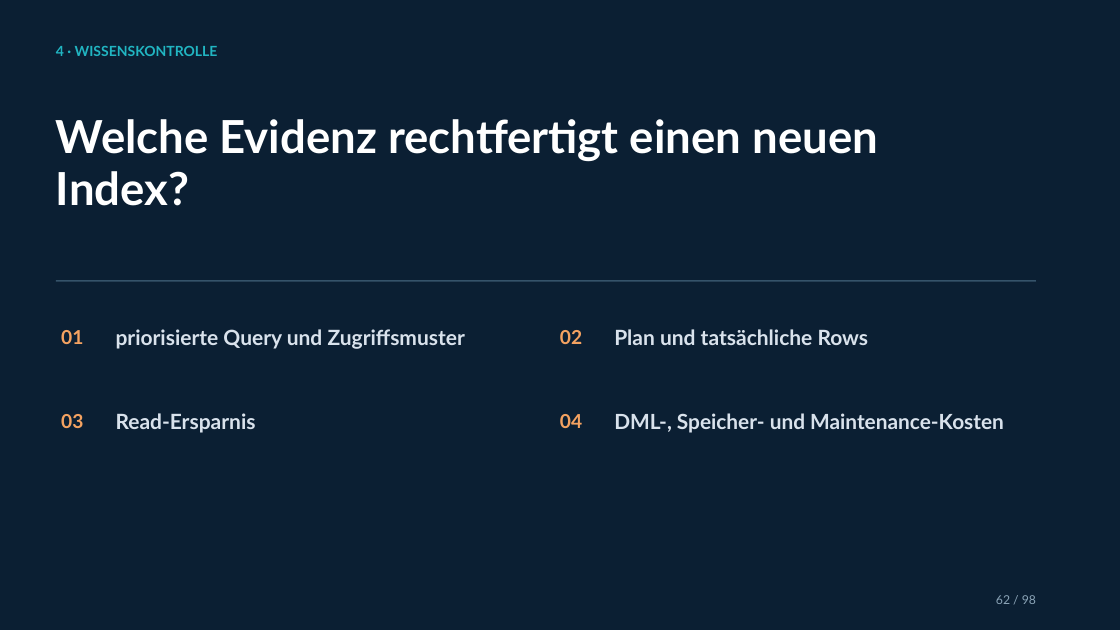
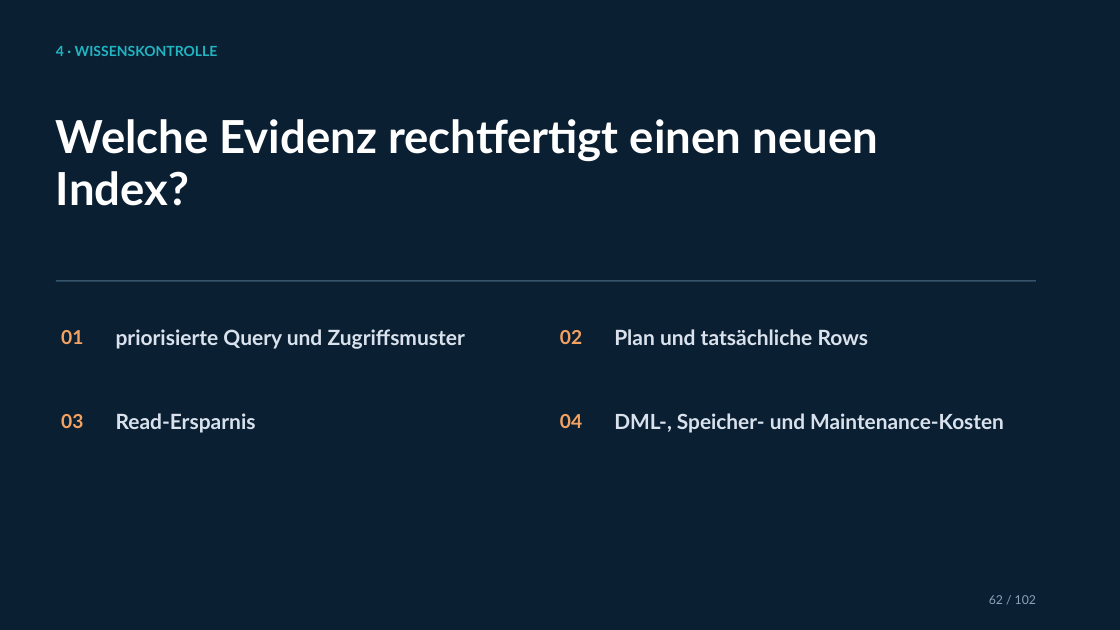
Before and after one commit to gecompat/SQL_PerformanceSchulung, a slide deck: slide 62 of Presentations/Performance_Schulung_Chat_2026-07-23_2146_SQL_Server_Performance_Grundlagen.pptx. Drawn at 1120x630 pixels with LibreOffice and Linux fonts; fonts in the diff are those of the drawing. Boxes give left, top, right and bottom in pixels: in the first picture for what was removed or moved away, otherwise in the second. Text is boxed around its words. In the diff, an @@ line names an element or a change of style, - is before the commit and + after.

```diff
--- a/Presentations/Performance_Schulung_Chat_2026-07-23_2146_SQL_Server_Performance_Grundlagen.pptx
+++ b/Presentations/Performance_Schulung_Chat_2026-07-23_2146_SQL_Server_Performance_Grundlagen.pptx
@@ text at bbox=[989, 595, 1036, 604]: text changed @@
-62 / 98
+62 / 102
```
Also in this commit, not shown: 89 other slides changed, 4 slides added, 34 other files.
